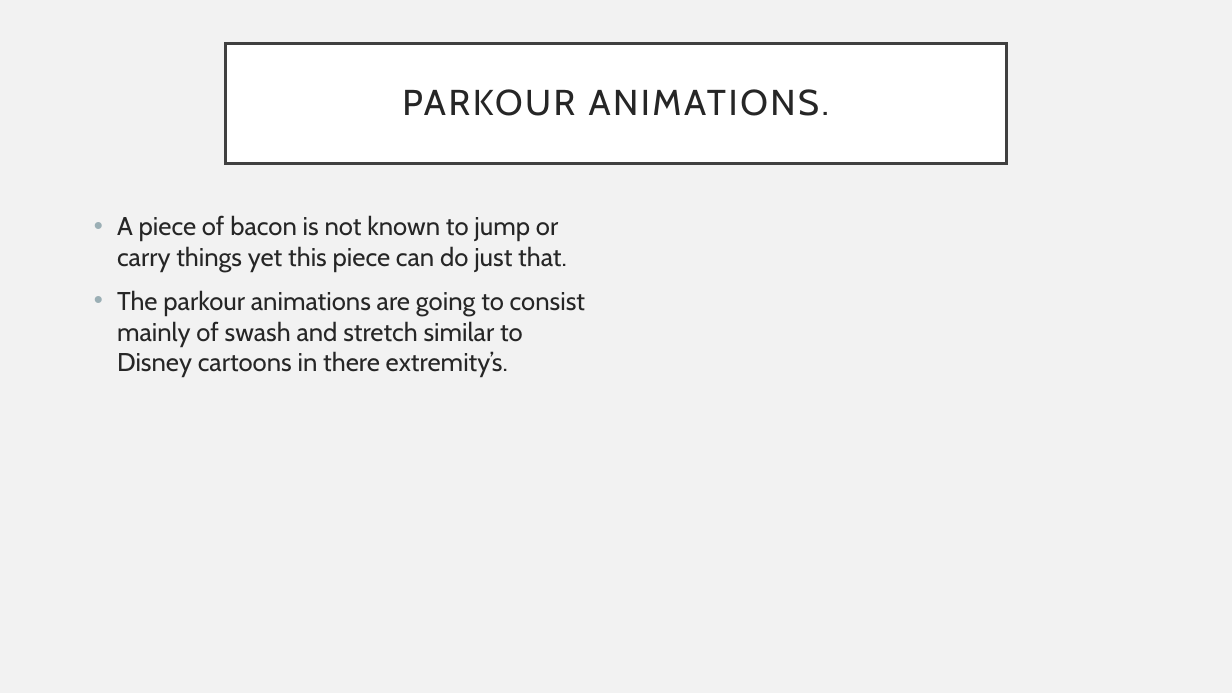
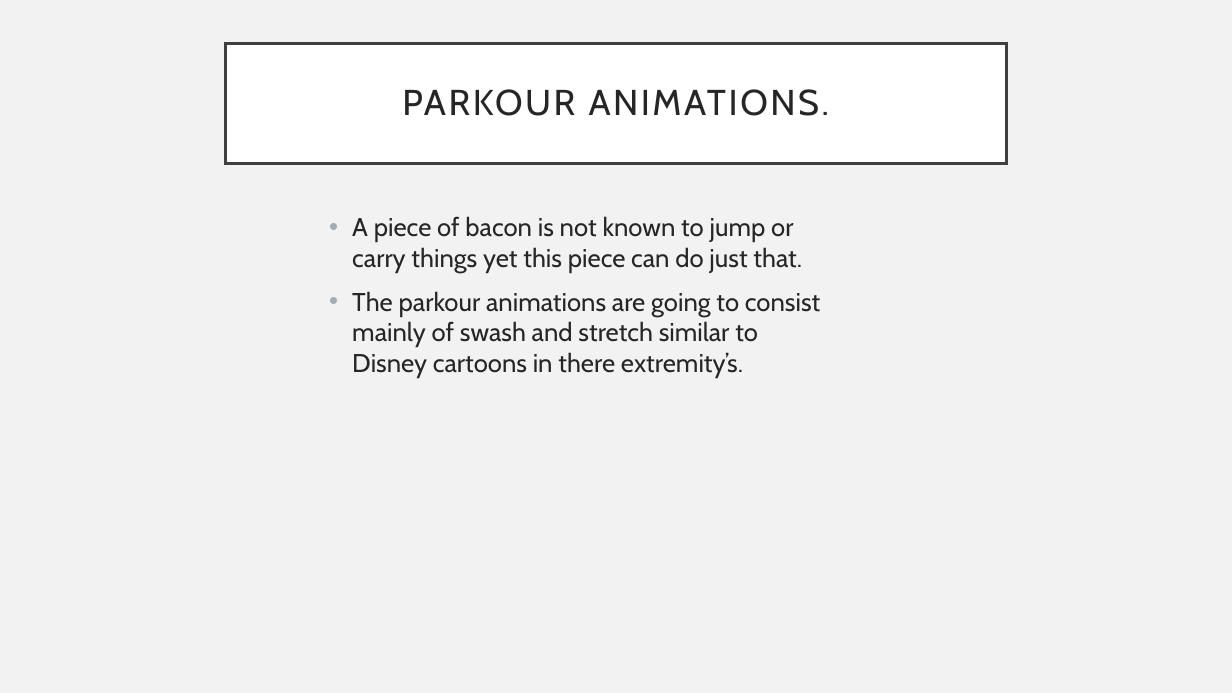
Before and after one commit to lcifty/College, a slide deck: slide 7 of College/FMP/Bacon Bandit.pptx (slide 5 before the commit). Drawn at 1232x693 pixels with LibreOffice and Linux fonts; fonts in the diff are those of the drawing. Boxes give left, top, right and bottom in pixels: in the first picture for what was removed or moved away, otherwise in the second. Text is boxed around its words. In the diff, an @@ line names an element or a change of style, - is before the commit and + after.

```diff
--- a/College/FMP/Bacon Bandit.pptx
+++ b/College/FMP/Bacon Bandit.pptx
@@ text "A piece of bacon is ...": place and size @@
-text "A piece of bacon is ..." at bbox=[117, 215, 585, 377]
+text "A piece of bacon is ..." at bbox=[352, 216, 820, 378]
```
Also in this commit, not shown: 3 slides added, 1 slide removed.
